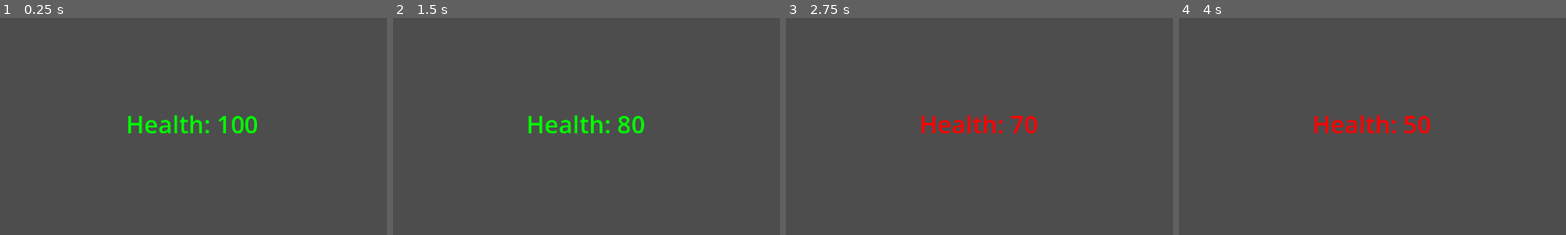
Above: before the commit, frames 1-4 (left to right).
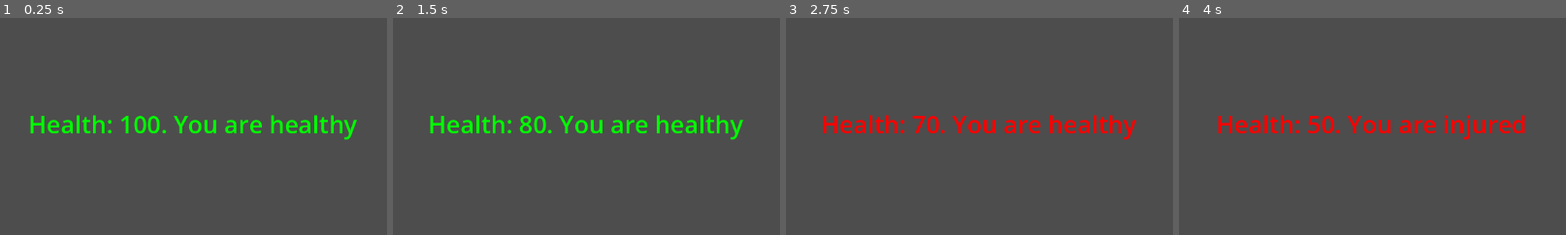
Above: after the commit, the same moments.

Repository: MattKalafut/gdscript_sandbox
Game: Godot game, scene res://main.tscn
Two runs of this game, one before a commit and one after it. Both use one fixed random seed, a clock stepped at 60 frames per second and the inputs below.
Inputs:
- Up to frame 1 (0.25 s): no input
- Up to frame 2 (1.5 s): tap Enter at 0.5 s; hold Space (my_action) 0.53-1.28 s; tap Space (my_action) at 1.35 s
- Up to frame 3 (2.75 s): tap Enter at 2 s; hold Space (my_action) from 2.03 s (still down)
- Up to frame 4 (4 s): release Space (my_action) at 2.78 s; tap Space (my_action) at 2.85 s; tap Enter at 3.5 s; hold Space (my_action) from 3.53 s (still down)
The pictures show only the part of the screen within x 25-75%, y 26-76%; the shares and areas given below are measured in that part.

The runs differ from the first frame. In frame 1, 3.3% of the frame differs, in the area x 7-93%, y 44-57%; in frame 2, 3.1%; in frame 3, 3.1%; in frame 4, 3.0%.

Commit message:
Modify input action to reduce health and display death message when health reaches 0

Diff:
--- a/main.gd
+++ b/main.gd
@@ -4,21 +4,32 @@
 
 # Called when the node enters the scene tree for the first time.
 func _ready():
-	$Label.text = "Health: %s" % str(health)  # $Label gets the scene node called "Label" to modify it with code.
+	$Label.text = "Health: %s. You are healthy" % str(health)  # $Label gets the scene node called "Label" to modify it with code.
 	$Label.modulate = Color.GREEN
 	print(health)
 
 func _input(event):
 	if event.is_action_pressed("my_action"): # my_action is bound to spacebar in Project Settings > Input Map
-		if health > 0:
-			health -= 10
-			$Label.text = "Health: %s" % str(health) # String interpolation with GDScript https://docs.godotengine.org/en/stable/tutorials/scripting/gdscript/gdscript_format_string.html
-			$Label.modulate = Color.RED
-			print(health)
+		health -= 10
+		$Label.modulate = Color.RED
+		print(health)
+
+		if health <= 0:
+			health = 0
+			$Label.text = "You died!"
+			print("You died!")
+		elif health <= 50:
+			$Label.text = "Health: %s. You are injured" % str(health)
+			print("You are injured")
+		else:
+			$Label.text = "Health: %s. You are healthy" % str(health)
+			print("You are healthy")
+
 
 	if event.is_action_released("my_action"):
-		if health > 0:
+		if health > 50:
 			$Label.modulate = Color.GREEN
+		elif health <= 50 and health > 0: # In GDScript, we use and/or instead of &&/||
+			$Label.modulate = Color.YELLOW
 		else:
 			$Label.modulate = Color.RED
-			$Label.text = "YOU DIED"
